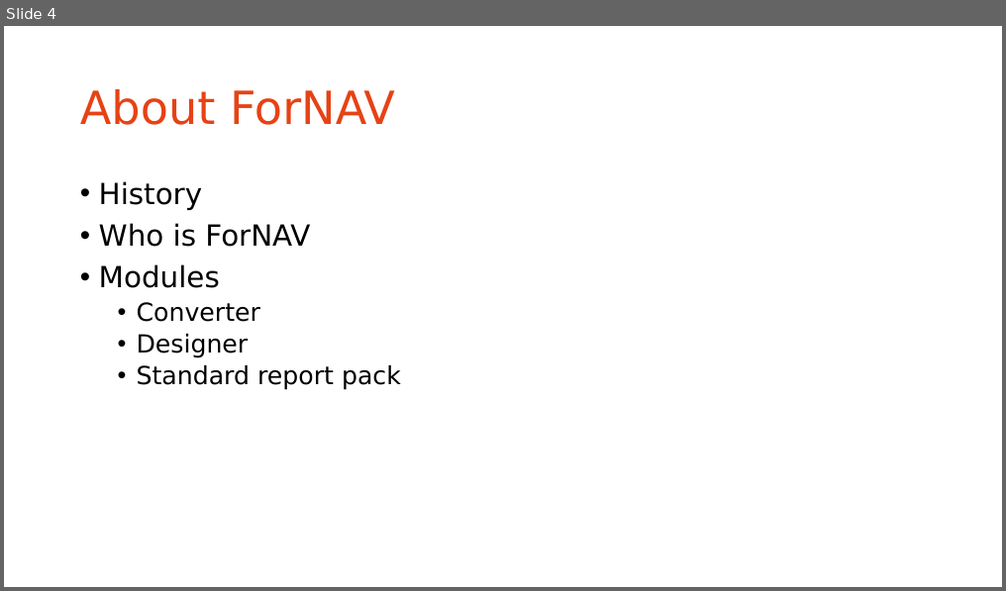
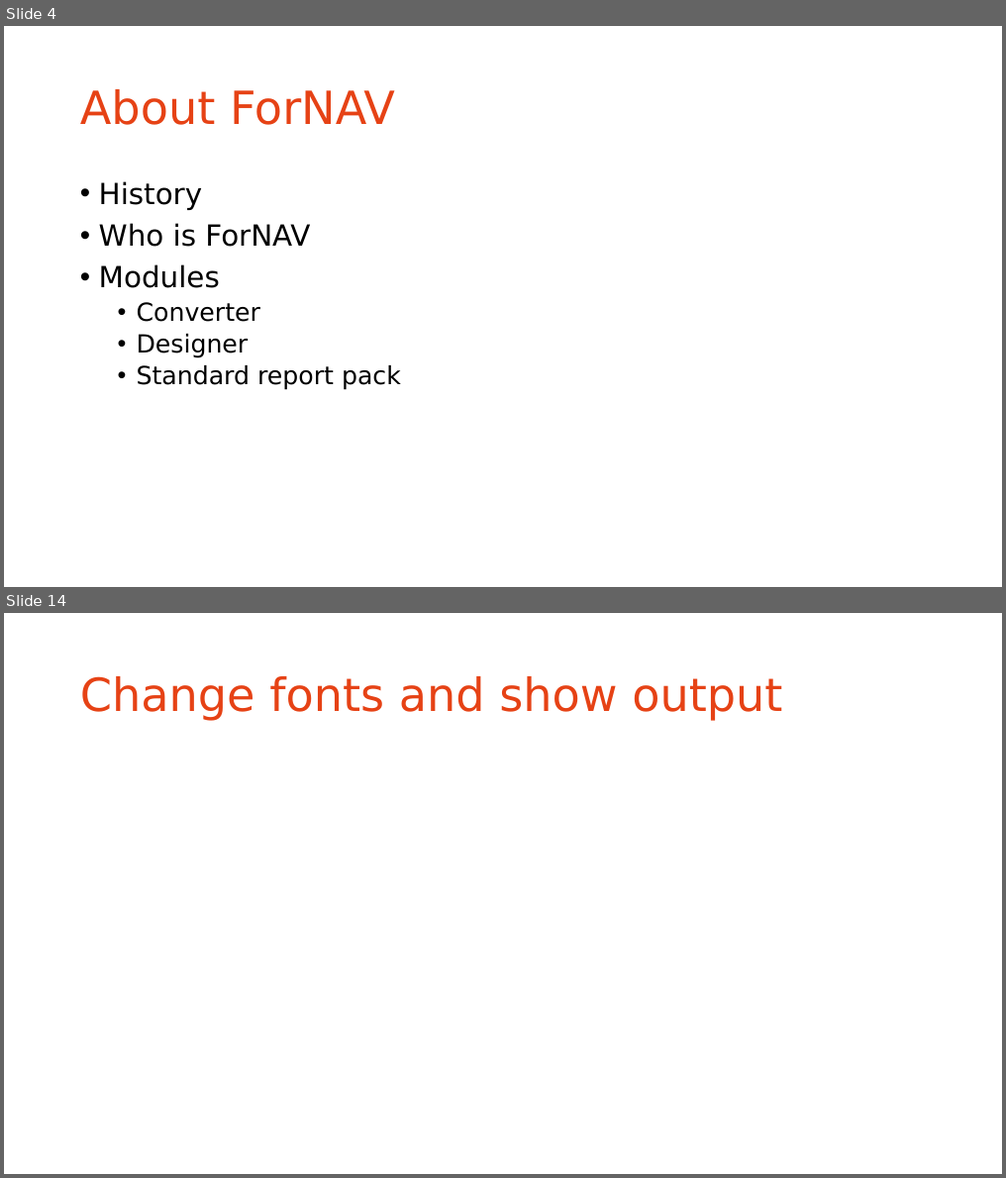
Before and after one commit to renebrummel/ForNAV.TrainingModules, a slide deck: Powerpoint/Webinar.pptx. Shown one above the other, each under a label of ours: slide 4 before the commit, slides 4 and 14 after it; the slides between them are not shown. The pictures are 1006x591 and 1006x1178 pixels, drawn with LibreOffice and Linux fonts; fonts in the diff are those of the drawing; background and template pictures are left out. Boxes give left, top, right and bottom in pixels: in the first picture for what was removed or moved away, otherwise in the second. Text is boxed around its words. In the diff, an @@ line names an element or a change of style, - is before the commit and + after.

```diff
--- a/Powerpoint/Webinar.pptx
+++ b/Powerpoint/Webinar.pptx
@@ slide 14 added at (x1=4, y1=613, x2=1002, y2=1174), background #FFFFFF @@
@@ title added at (x1=80, y1=676, x2=782, y2=721), 44 pt, text #E64215 @@
+Change fonts and show output
```
Also in this commit, not shown: 16 other slides added, 1 slide removed, 2 other files.
